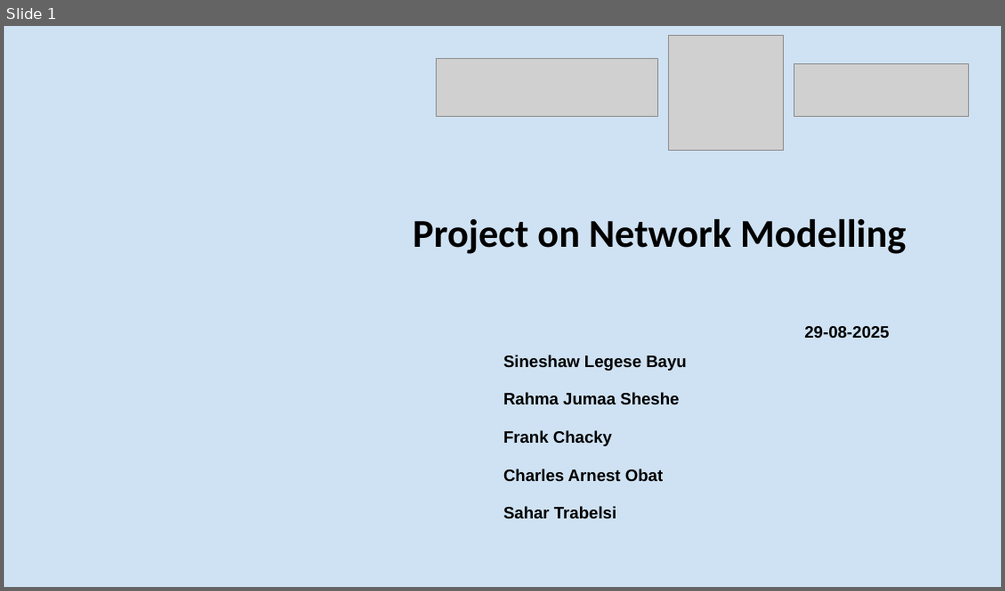
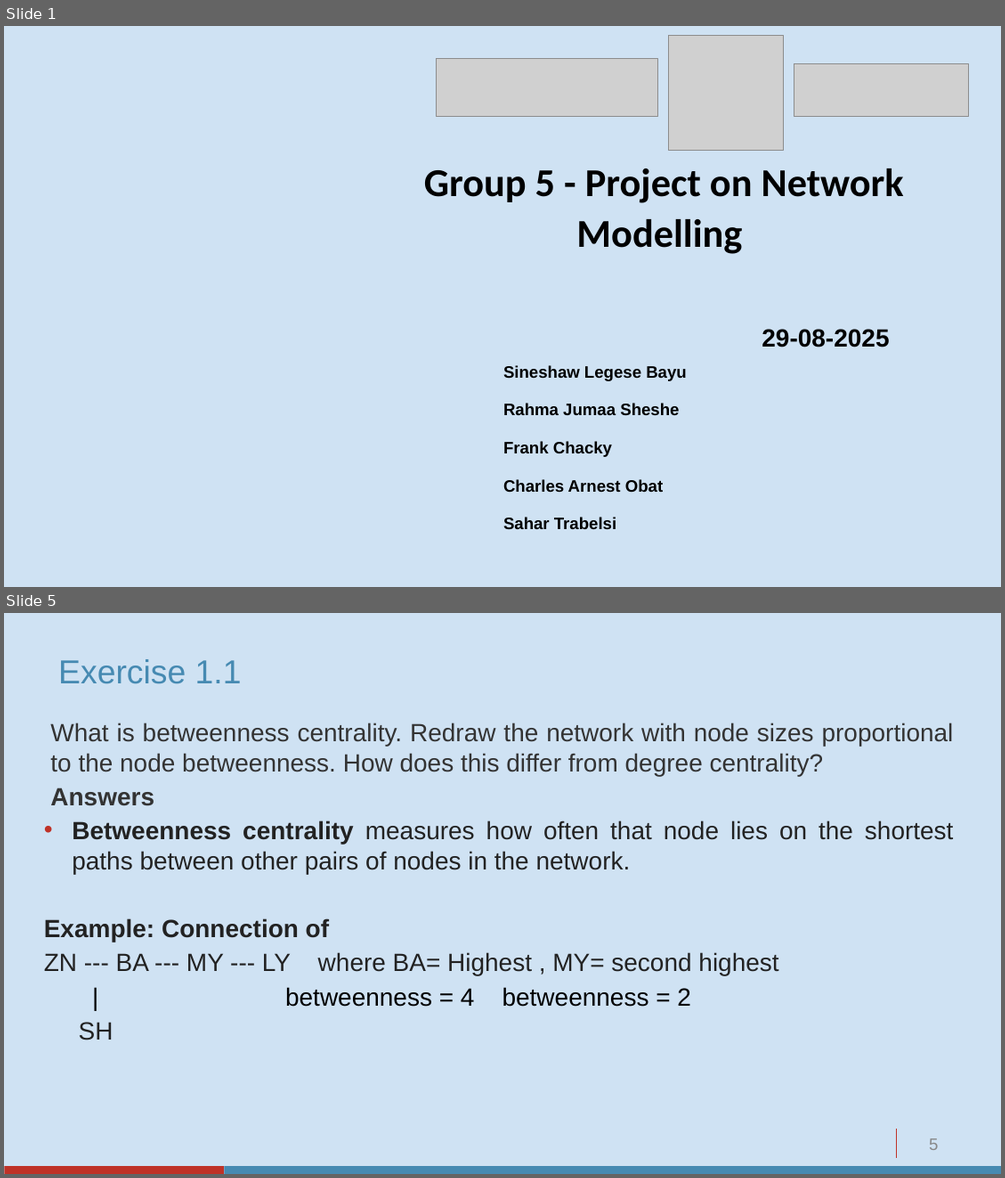
Before and after one commit to sineshawl/Malaria_Training_Network_Modelling, a slide deck: Mathematical Modelling Project - Group 5.pptx. Shown one above the other, each under a label of ours: slide 1 before the commit, slides 1 and 5 after it; the slides between them are not shown. The pictures are 1005x591 and 1005x1178 pixels, drawn with LibreOffice and Linux fonts; fonts in the diff are those of the drawing; grey boxes stand for pictures. Boxes give left, top, right and bottom in pixels: in the first picture for what was removed or moved away, otherwise in the second. Text is boxed around its words. In the diff, an @@ line names an element or a change of style, - is before the commit and + after.

```diff
--- a/Mathematical Modelling Project - Group 5.pptx
+++ b/Mathematical Modelling Project - Group 5.pptx
@@ slide 5 added at (x1=4, y1=613, x2=1001, y2=1174), background #CFE2F3 @@
@@ title added at (x1=58, y1=659, x2=242, y2=684), 32 pt, text #468AB2 @@
+Exercise 1.1
@@ text added at (x1=44, y1=722, x2=954, y2=1040), 24 pt, text #222222 @@
+What is betweenness centrality. Redraw the network with node sizes proportional to the node betweenness. How does this differ from degree centrality?
+Answers
+• Betweenness centrality measures how often that node lies on the shortest paths between other pairs of nodes in the network.
+Example: Connection of
+ZN --- BA --- MY --- LY where BA= Highest , MY= second highest
+| betweenness = 4 betweenness = 2
+SH
@@ line added from (896, 1129) to (896, 1158), #BF3227 0.75 pt @@
@@ page number added at (x1=929, y1=1138, x2=938, y2=1150), 16 pt, text #888888 @@
+5
@@ rectangle added at (x1=4, y1=1166, x2=224, y2=1174), fill #BF3227 @@
@@ rectangle added at (x1=224, y1=1166, x2=1001, y2=1174), fill #468AB2 @@
@@ slide 1 changed as well @@
@@ text at (x1=424, y1=168, x2=904, y2=254): text changed @@
-Project on Network Modelling
+Group 5 - Project on Network Modelling
@@ text at (x1=761, y1=329, x2=889, y2=347): size 16 to 24 pt in "29-08-2025" @@
```
Also in this commit, not shown: 2 other slides changed, 13 other slides added, 5 slides removed, 7 other files.
